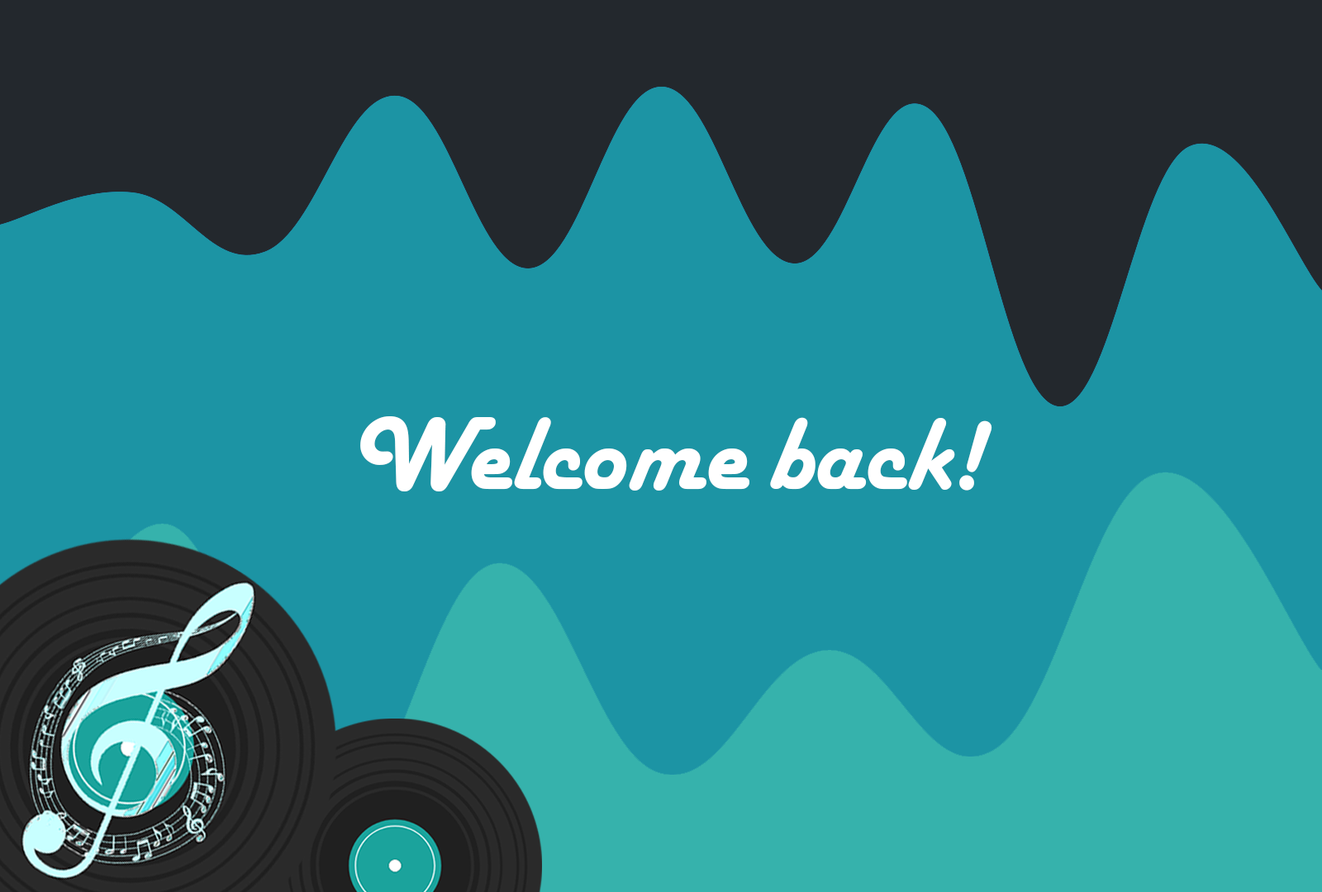
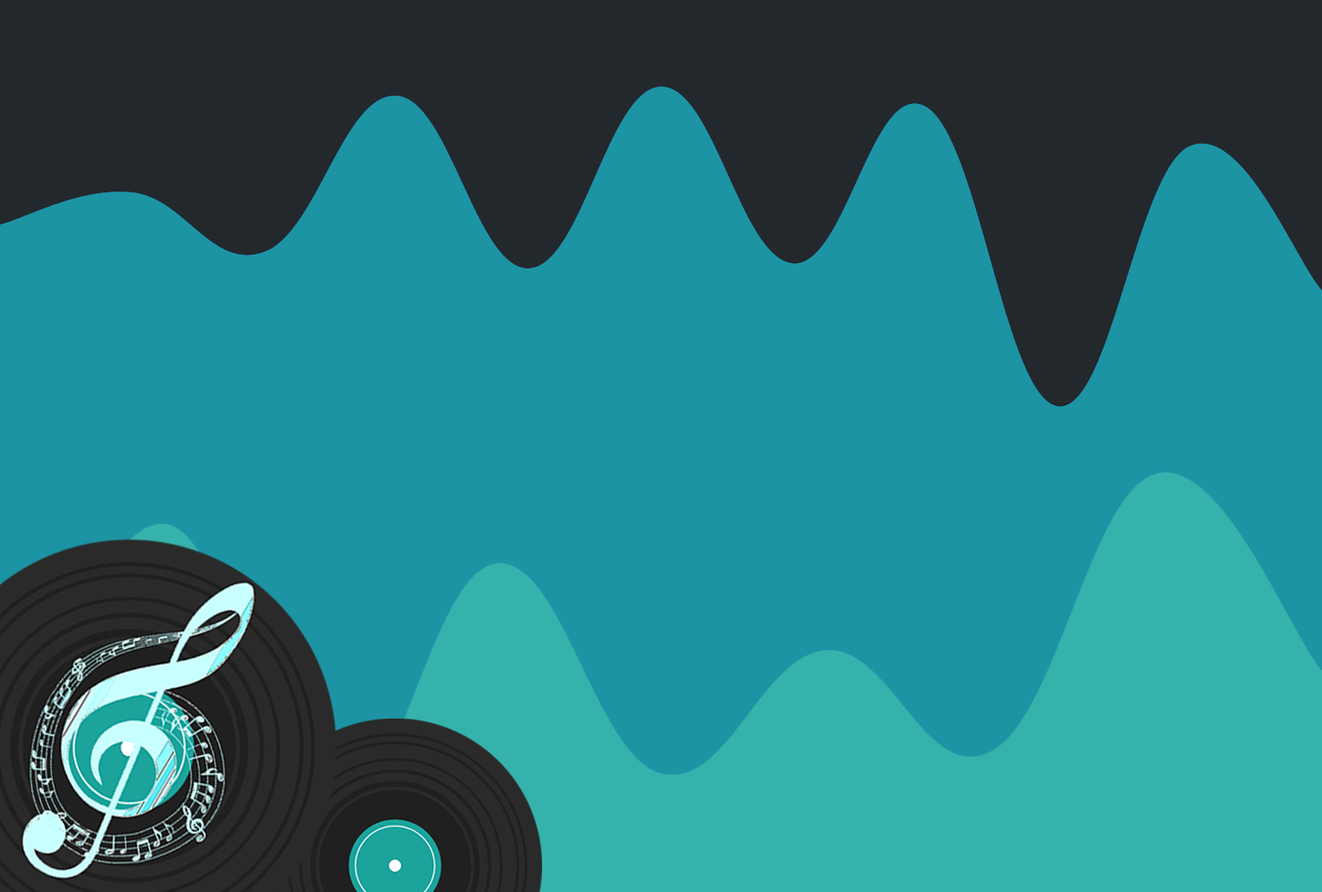
Layers edited between the first and the second w=1322, h=892 image:
removed layer "Welcome back!" over (360, 416, 993, 492)
